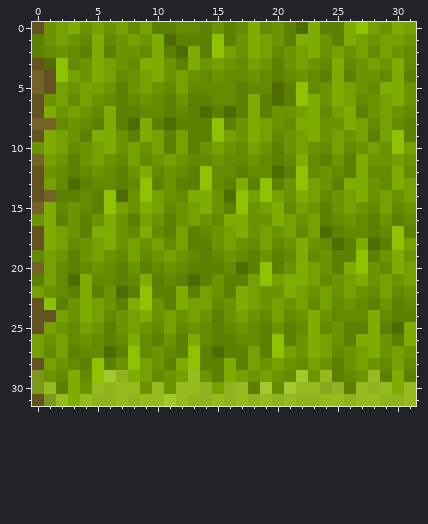
Edited in one commit: pixel-art sprite (out/production/FRV Adventure/tiles/grass_edge_left.png). Above, as it was before the edit.
The file is 32x32 pixels. Colours within 5 levels of each other are drawn and written as one.
The result:
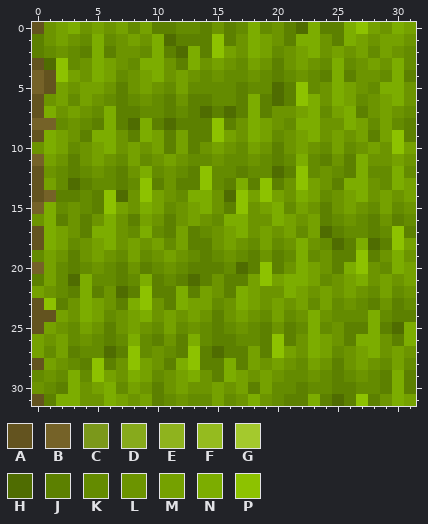
Palette (. is transparent): A #63531f  B #756228  C #7b981b  D #87aa1c  E #8fb31e  F #95bb1f  G #a4c92d  H #4f6c01  J #5c8000  K #648b00  L #6c9400  M #75a100  N #7cad00  P #8dc200
Diff:
Changed rows in their new state; - is an unchanged pixel.
first column x 0:
29 K-----ML-----N--------K-K---K---
30 LK---MNKM-J-MLL-LM-M-KJKKJ-KKJ-J
31 -JN-LLNMLMJKLKKMKLNLKJJNJHJPJLNM
